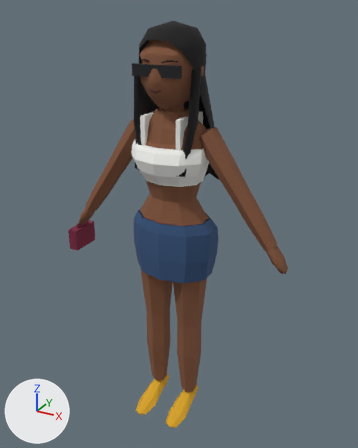
Renders of the glTF model apps/client/public/assets/shared/chr/chr_tolani.glb from each side of a commit.
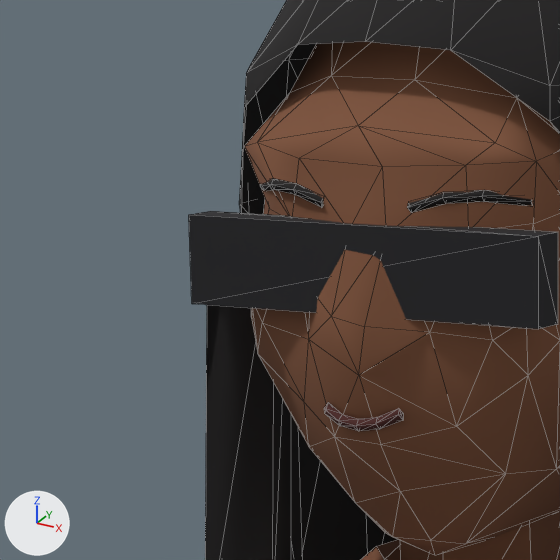
Old and new are each drawn whole from a camera (50 mm lens) standing at (0.95, -1.635, 0.915) and looking at (0.025, 0.047, 0.074) and again close up on the part from 30% to 51% of the width and 8% to 25% of the height. Lighting does not change. The marker at lower left points along +X, +Y and +Z. The older version's two pictures come first. The close-ups show mesh edges as thin lines. Vertices at exactly the same position are counted once.

Names of what the first close-up shows: 'body'.
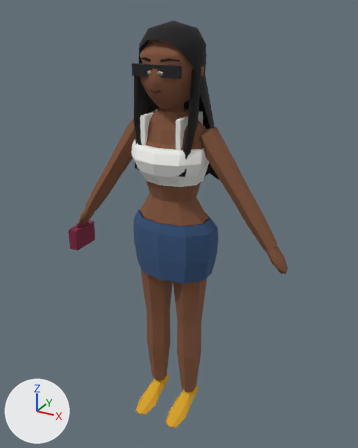
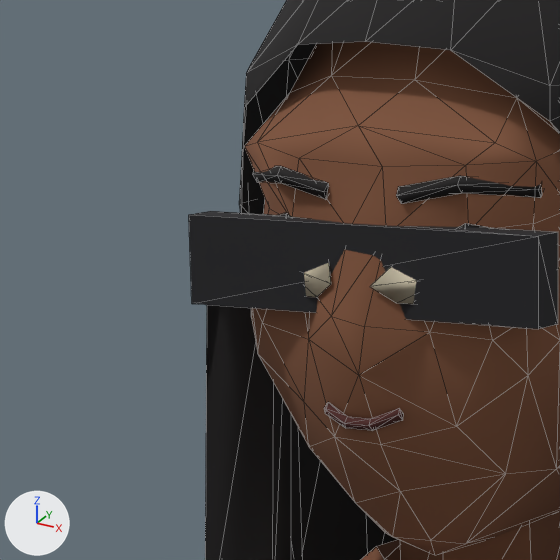
Where the change shows, as pixel boxes (x1, y1, x2, y2) in the close-ups (560 x 560 px; the box of a moved part takes in the faces that stretch with it):
part 1 of me_body, moved or reshaped: before (260, 178, 532, 431); after (252, 166, 560, 431)

Patch to the scene script:
```diff
--- a/apps/client/public/assets/shared/chr/chr_tolani.glb.py
+++ b/apps/client/public/assets/shared/chr/chr_tolani.glb.py
@@ me_body @@
 # used by ob_body; location = (0.0, 0.0, 0.0)
-me_body.from_pydata(...)  # 901 vertices, 1514 faces; spans x -0.5..0.51, y -0.17..0.17, z -0.85..0.87
+me_body.from_pydata(...)  # 909 vertices, 1522 faces; spans x -0.5..0.51, y -0.17..0.17, z -0.85..0.87
+# me_body part 1
+# 53 vertices are removed from x -0.06..0.09, y -0.11..-0.07, z 0.63..0.75
+# 142 faces are deleted
+# 3 vertices in x -0.03..0.09, y -0.1..-0.07, z 0.71..0.74 move by (0.0, 0.0, 0.01)
+# 7 vertices move from x -0.04..0.02, y -0.11..-0.09, z 0.64..0.74 to x -0.04..0.02, y -0.11..-0.09, z 0.64..0.75
+# 51 vertices are added at x -0.08..0.1, y -0.11..-0.05, z 0.64..0.75
+# 134 new faces join them
+# other edits to the shape of me_body do not show in these pictures
 me_body.materials.append(mat_body)
```
